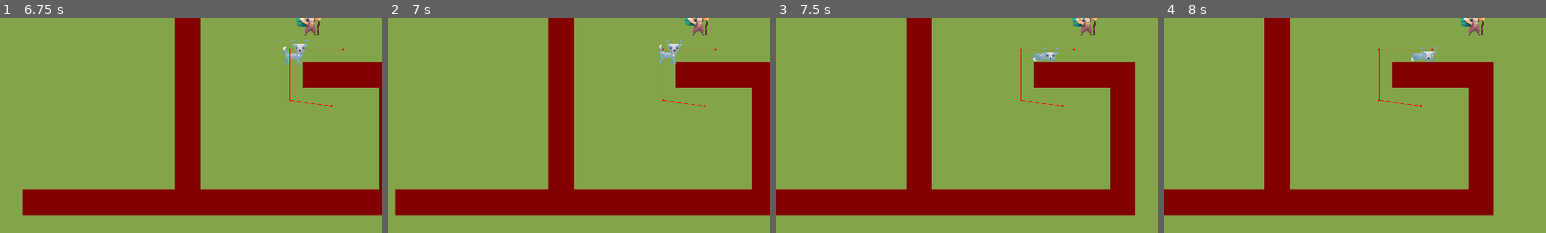
Above: before the commit, frames 1-4 (left to right).
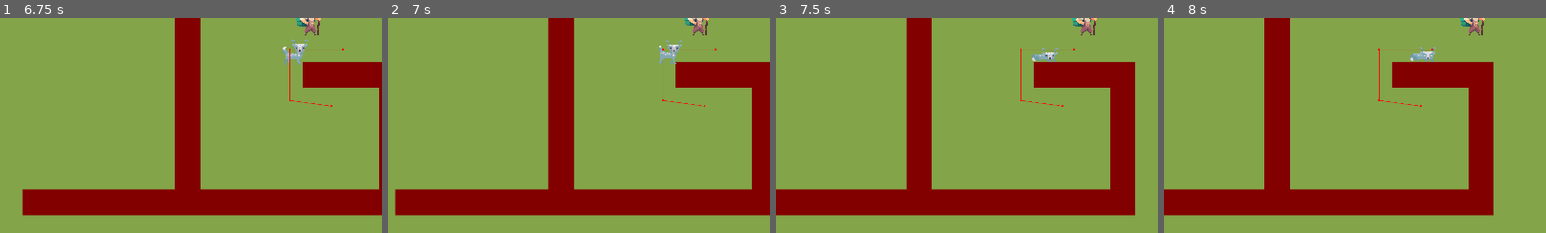
Above: after the commit, the same moments.

Repository: freddder/Pirate_Software_Jam_16
Game: Godot game, scene res://Scenes/map.tscn
Same seed, same stepped clock (60 frames per second), same inputs: the game is played once before the commit and once after it. The engine's default icon, where the game draws it, is replaced by a stand-in: a white triangle on a blue panel in a dark square.
Inputs (mouse positions are % of the whole screen's width and height, from its top left):
- Up to frame 1 (6.75 s): tap Enter at 0.5 s; move the mouse to (45, 70) at 0.52 s; hold W (move_up) 0.53-2.03 s; tap Space (ui_select) at 0.77, 1.52, 3.02, 3.77, 4.52, 6.02 s; move the mouse to (80, 65) at 1.27 s; move the mouse to (20, 35) at 2.02 s; hold A (move_left) 2.03-3.53 s; move the mouse to (55, 50) at 2.77 s; move the mouse to (35, 25) at 3.52 s; hold S (move_down) 3.53-4.28 s; move the mouse to (72, 45) at 4.27 s; hold D (move_right) 4.28-5.03 s; move the mouse to (30, 55) at 5.02 s; hold W (move_up) 5.03-5.78 s; move the mouse to (60, 28) at 5.77 s; hold D (move_right) from 5.78 s (still down); move the mouse to (45, 70) at 6.52 s
- Up to frame 2 (7 s): keep holding D (move_right); tap Space (ui_select) at 6.77 s
- Up to frame 3 (7.5 s): keep holding D (move_right); move the mouse to (80, 65) at 7.27 s
- Up to frame 4 (8 s): keep holding D (move_right); tap Space (ui_select) at 7.52 s
The pictures show only the part of the screen within x 10-60%, y 50-100%; the shares and areas given below are measured in that part.

Frame 1 is identical in both runs. In frame 2, less than 0.1% of the frame differs, in the area x 71-78%, y 10-21%; in frame 3, less than 0.1%, in the area x 67-74%, y 13-21%; in frame 4, less than 0.1%.

Commit message:
Pain and suffering
animal wont die

Diff:
--- a/Scenes/base_animal.tscn
+++ b/Scenes/base_animal.tscn
@@ -7,6 +7,7 @@
 [ext_resource type="Script" path="res://Scripts/animal_idle.gd" id="3_jnpmu"]
 [ext_resource type="Texture2D" uid="uid://dd2sagq3m1p1p" path="res://Spirites/Animals/animal_1_walking-Sheet.png" id="4_p6jwu"]
 [ext_resource type="Script" path="res://Scripts/animal_wander.gd" id="5_s07up"]
+[ext_resource type="Script" path="res://Scripts/animal_death.gd" id="8_k8eml"]
 
 [sub_resource type="AtlasTexture" id="AtlasTexture_aby6f"]
 atlas = ExtResource("2_gkkis")
@@ -182,7 +183,7 @@
 scale = Vector2(1.0625, 1.1875)
 sprite_frames = SubResource("SpriteFrames_rw2rf")
 animation = &"f_walk_side"
-frame_progress = 0.696694
+frame_progress = 0.596952
 
 [node name="CollisionShape2D" type="CollisionShape2D" parent="."]
 position = Vector2(2, 0)
@@ -209,4 +210,7 @@
 [node name="Wander" type="Node" parent="StateMachine"]
 script = ExtResource("5_s07up")
 
-[connection signal="area_entered" from="Area2D" to="." method="_on_area_2d_area_entered"]
+[node name="Death" type="Node" parent="StateMachine"]
+script = ExtResource("8_k8eml")
+
+[connection signal="area_entered" from="Area2D" to="StateMachine/Death" method="_on_area_2d_area_entered"]
--- /dev/null
+++ b/Scripts/Death.gd
@@ -0,0 +1,11 @@
+extends Node
+
+
+# Called when the node enters the scene tree for the first time.
+func _ready() -> void:
+	pass # Replace with function body.
+
+
+# Called every frame. 'delta' is the elapsed time since the previous frame.
+func _process(delta: float) -> void:
+	pass
--- /dev/null
+++ b/Scripts/animal_death.gd
@@ -0,0 +1,44 @@
+extends State
+class_name Death
+
+@onready var animal : CharacterBody2D = $"../.."
+@onready var animated_sprite : AnimatedSprite2D = $"../../AnimatedSprite2D"
+@onready var pathfinding_state = $".."
+
+var is_running = true
+var current_state
+
+func _ready():
+	animal.velocity = Vector2.ZERO
+
+func _on_area_2d_area_entered(area: Area2D) -> void:
+	if area.is_in_group("die"):
+		play_death_animation()
+
+func play_death_animation():
+	animated_sprite.play("f_dead")
+	animal.velocity = Vector2.ZERO
+	is_active = false
+
+	if pathfinding_state != null:
+		is_running = false
+
+func _process(delta):
+
+	if !animated_sprite.is_playing() and !is_running:
+		stop_state_machine()
+
+func change_state(new_state):
+	if !is_running:
+		return
+	if current_state != null:
+		current_state.exit()
+	current_state = new_state
+	if current_state != null:
+		current_state.enter()
+
+func stop_state_machine():
+	is_running = false
+	if current_state == null:
+		current_state.exit()
+	current_state = null
--- a/Scripts/base_animal.gd
+++ b/Scripts/base_animal.gd
@@ -4,8 +4,3 @@
 
 func _physics_process(delta):
 	move_and_slide()
-
-func _on_area_2d_area_entered(area: Area2D) -> void:
-	if area.is_in_group("die"):
-		print("AHHHHH, IT HURTS, PLEASE STOOOOOP!!!!!")
-		animation.play("f_dead")
--- a/Scripts/state.gd
+++ b/Scripts/state.gd
@@ -2,15 +2,18 @@
 class_name State
 
 signal ChangeState
+var is_active = true
 
 func update(delta : float):
-	pass
+	if !is_active:
+		return
 
 func physic_update(delta : float):
-	pass
+	if !is_active:
+		return
 
 func enter():
-	pass
+	is_active = true
 
 func exit():
-	pass
+	is_active = false
Not shown: 1 places in Scenes/base_animal.tscn that only renumber resources
